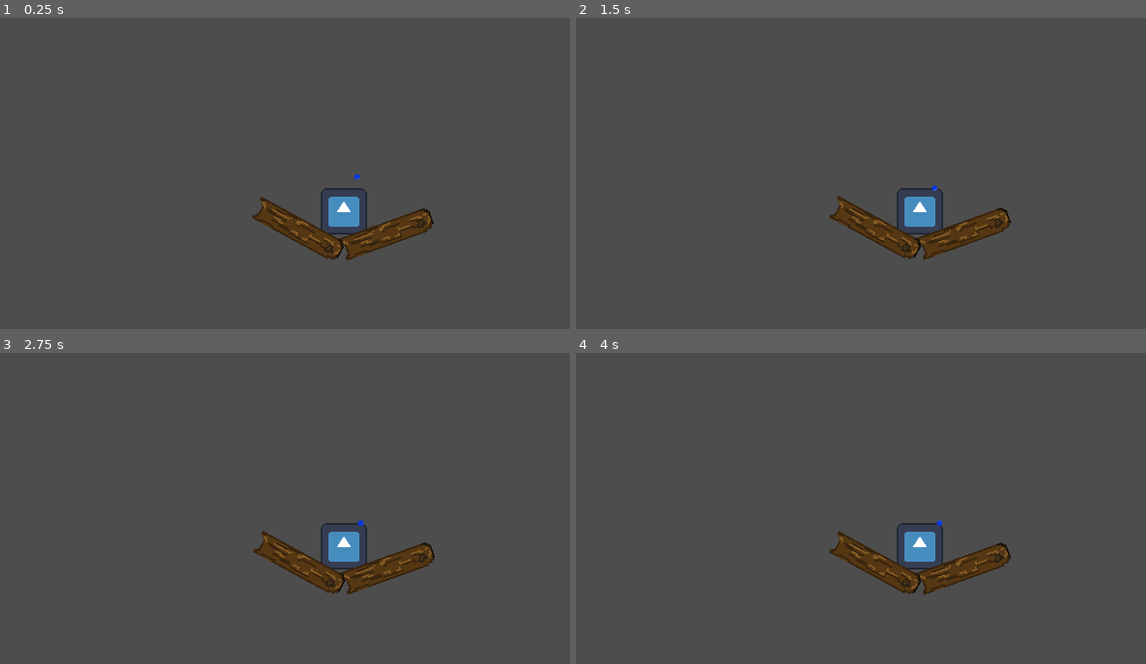
Above: before the commit, frames 1-4 (two rows, left to right).
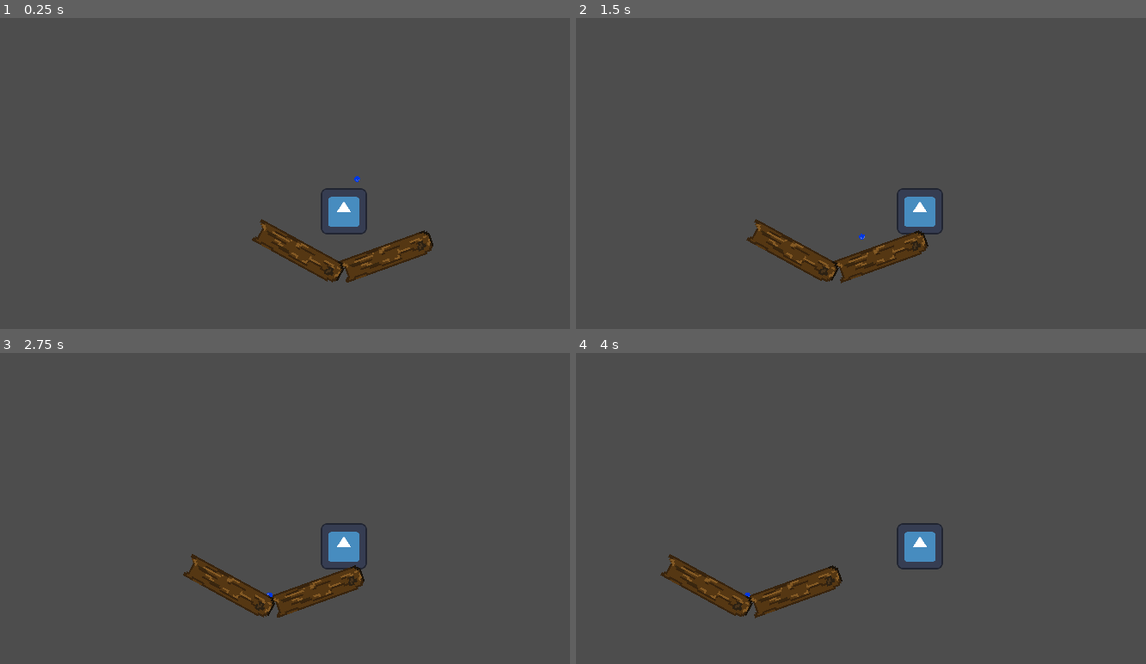
Above: after the commit, the same moments.

Repository: AragornOfKebroyd/Chapa
Game: Godot game, scene res://main.tscn
Same seed, same stepped clock (60 frames per second), same inputs: the game is played once before the commit and once after it. The engine's default icon, where the game draws it, is replaced by a stand-in: a white triangle on a blue panel in a dark square.
Inputs:
- Up to frame 1 (0.25 s): no input
- Up to frame 2 (1.5 s): tap Enter (ui_accept) at 0.5, 0.6, 0.77, 1.07, 1.35 s; hold Right (ui_right) from 0.53 s (still down)
- Up to frame 3 (2.75 s): tap Enter (ui_accept) at 1.52, 1.82, 2.1 s; release Right (ui_right) at 2.03 s; hold Left (ui_left) from 2.03 s (still down)
- Up to frame 4 (4 s): release Left (ui_left) at 2.78 s; hold Right (ui_right) from 2.78 s (still down); tap Enter (ui_accept) at 2.85, 3.02, 3.32, 3.6, 3.77 s

The runs differ from the first frame. In frame 1, 4.4% of the frame differs, in the area x 44-77%, y 50-86%; in frame 2, 4.3%; in frame 3, 4.2%; in frame 4, 4.8%, in the area x 14-77%, y 53-86%.

Commit message:
added basic movement

Diff:
--- a/project.godot
+++ b/project.godot
@@ -12,7 +12,7 @@
 
 config/name="Chapa - Cambridge Game Jam"
 run/main_scene="res://main.tscn"
-config/features=PackedStringArray("4.3", "Forward Plus")
+config/features=PackedStringArray("4.2", "Forward Plus")
 config/icon="res://icon.svg"
 
 [display]
@@ -22,6 +22,46 @@
 window/size/initial_position_type=4
 window/stretch/mode="canvas_items"
 
+[input]
+
+move_right={
+"deadzone": 0.5,
+"events": [Object(InputEventKey,"resource_local_to_scene":false,"resource_name":"","device":-1,"window_id":0,"alt_pressed":false,"shift_pressed":false,"ctrl_pressed":false,"meta_pressed":false,"pressed":false,"keycode":0,"physical_keycode":68,"key_label":0,"unicode":100,"echo":false,"script":null)
+, Object(InputEventKey,"resource_local_to_scene":false,"resource_name":"","device":-1,"window_id":0,"alt_pressed":false,"shift_pressed":false,"ctrl_pressed":false,"meta_pressed":false,"pressed":false,"keycode":0,"physical_keycode":4194321,"key_label":0,"unicode":0,"echo":false,"script":null)
+]
+}
+move_left={
+"deadzone": 0.5,
+"events": [Object(InputEventKey,"resource_local_to_scene":false,"resource_name":"","device":-1,"window_id":0,"alt_pressed":false,"shift_pressed":false,"ctrl_pressed":false,"meta_pressed":false,"pressed":false,"keycode":0,"physical_keycode":65,"key_label":0,"unicode":97,"echo":false,"script":null)
+, Object(InputEventKey,"resource_local_to_scene":false,"resource_name":"","device":-1,"window_id":0,"alt_pressed":false,"shift_pressed":false,"ctrl_pressed":false,"meta_pressed":false,"pressed":false,"keycode":0,"physical_keycode":4194319,"key_label":0,"unicode":0,"echo":false,"script":null)
+]
+}
+move_up={
+"deadzone": 0.5,
+"events": [Object(InputEventKey,"resource_local_to_scene":false,"resource_name":"","device":-1,"window_id":0,"alt_pressed":false,"shift_pressed":false,"ctrl_pressed":false,"meta_pressed":false,"pressed":false,"keycode":0,"physical_keycode":87,"key_label":0,"unicode":119,"echo":false,"script":null)
+, Object(InputEventKey,"resource_local_to_scene":false,"resource_name":"","device":-1,"window_id":0,"alt_pressed":false,"shift_pressed":false,"ctrl_pressed":false,"meta_pressed":false,"pressed":false,"keycode":0,"physical_keycode":4194320,"key_label":0,"unicode":0,"echo":false,"script":null)
+]
+}
+move_down={
+"deadzone": 0.5,
+"events": [Object(InputEventKey,"resource_local_to_scene":false,"resource_name":"","device":-1,"window_id":0,"alt_pressed":false,"shift_pressed":false,"ctrl_pressed":false,"meta_pressed":false,"pressed":false,"keycode":0,"physical_keycode":83,"key_label":0,"unicode":115,"echo":false,"script":null)
+, Object(InputEventKey,"resource_local_to_scene":false,"resource_name":"","device":-1,"window_id":0,"alt_pressed":false,"shift_pressed":false,"ctrl_pressed":false,"meta_pressed":false,"pressed":false,"keycode":0,"physical_keycode":4194322,"key_label":0,"unicode":0,"echo":false,"script":null)
+]
+}
+squeak={
+"deadzone": 0.5,
+"events": [Object(InputEventKey,"resource_local_to_scene":false,"resource_name":"","device":-1,"window_id":0,"alt_pressed":false,"shift_pressed":false,"ctrl_pressed":false,"meta_pressed":false,"pressed":false,"keycode":0,"physical_keycode":69,"key_label":0,"unicode":101,"echo":false,"script":null)
+, Object(InputEventMouseButton,"resource_local_to_scene":false,"resource_name":"","device":-1,"window_id":0,"alt_pressed":false,"shift_pressed":false,"ctrl_pressed":false,"meta_pressed":false,"button_mask":1,"position":Vector2(188, 20),"global_position":Vector2(197, 66),"factor":1.0,"button_index":1,"canceled":false,"pressed":true,"double_click":false,"script":null)
+]
+}
+
+[layer_names]
+
+2d_render/layer_1="player"
+2d_render/layer_2="walls"
+2d_render/layer_3="enemies"
+2d_render/layer_4="interactable"
+
 [rendering]
 
 textures/canvas_textures/default_texture_filter=0
--- a/scripts/player.gd
+++ b/scripts/player.gd
@@ -1,23 +1,68 @@
 extends CharacterBody2D
 
-@export var SPEED = 300.0
+signal collision
+signal hit
+
+@export var SPEED = 240.0
 const JUMP_VELOCITY = -400.0
 var screen_size
+
+func _ready():
+	screen_size = get_viewport_rect().size
+
+
+
+
+func _process(delta: float):
+	# set animation
+	if velocity.length() > 0:
+		pass
+	else:
+		pass
+
+const mu = 0.2
+const THRESHHOLD = 7
+const ONE_OVER_ROOT_TWO = 0.70710678118
+var fMult = SPEED * SPEED * mu
+
 func _physics_process(delta: float) -> void:
-	# Add the gravity.
-	if not is_on_floor():
-		velocity += get_gravity() * delta
+	#velocity = Vector2.ZERO
+	var force = Vector2.ZERO
 
-	# Handle jump.
-	if Input.is_action_just_pressed("ui_accept") and is_on_floor():
-		velocity.y = JUMP_VELOCITY
+	var up_down = 0
+	var left_right = 0
+	if Input.is_action_pressed("move_right"):
+		left_right += 1
+	if Input.is_action_pressed("move_left"):
+		left_right -= 1
+	if Input.is_action_pressed("move_down"):
+		up_down += 1
+	if Input.is_action_pressed("move_up"):
+		up_down -= 1
 
-	# Get the input direction and handle the movement/deceleration.
-	# As good practice, you should replace UI actions with custom gameplay actions.
-	var direction := Input.get_axis("ui_left", "ui_right")
-	if direction:
-		velocity.x = direction * SPEED
+
+	if up_down == 0:
+		force.x = left_right * fMult
+	elif left_right == 0:
+		force.y = up_down * fMult
 	else:
-		velocity.x = move_toward(velocity.x, 0, SPEED)
+		force.x = left_right * fMult * 0.5
+		force.y = up_down * fMult * 0.5
 
-	move_and_slide()
+
+	# ma = Fres
+	var resistance = -sign(velocity) * mu * velocity * velocity
+	var acceleration = force + resistance
+	print("force: ", force, "\nresistance", resistance, "\nacceleration: ", acceleration,"\nvelocity: ",velocity)
+
+	#if sign(velocity + acceleration * delta) == sign(velocity) or velocity == Vector2.ZERO:
+	velocity += acceleration * delta
+	#else:
+		#velocity = Vector2.ZERO
+
+	if abs(velocity.x) < THRESHHOLD and sign(velocity) != sign(acceleration):
+		velocity.x = 0
+	if abs(velocity.y) < THRESHHOLD and sign(velocity) != sign(acceleration):
+		velocity.y = 0
+
+	position += velocity * delta
